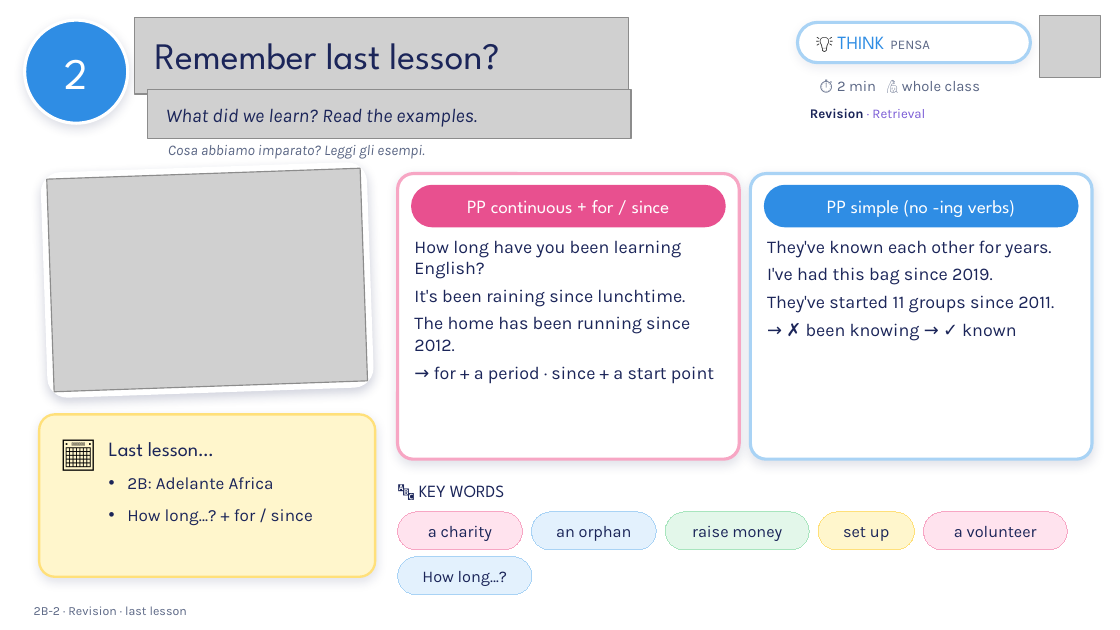
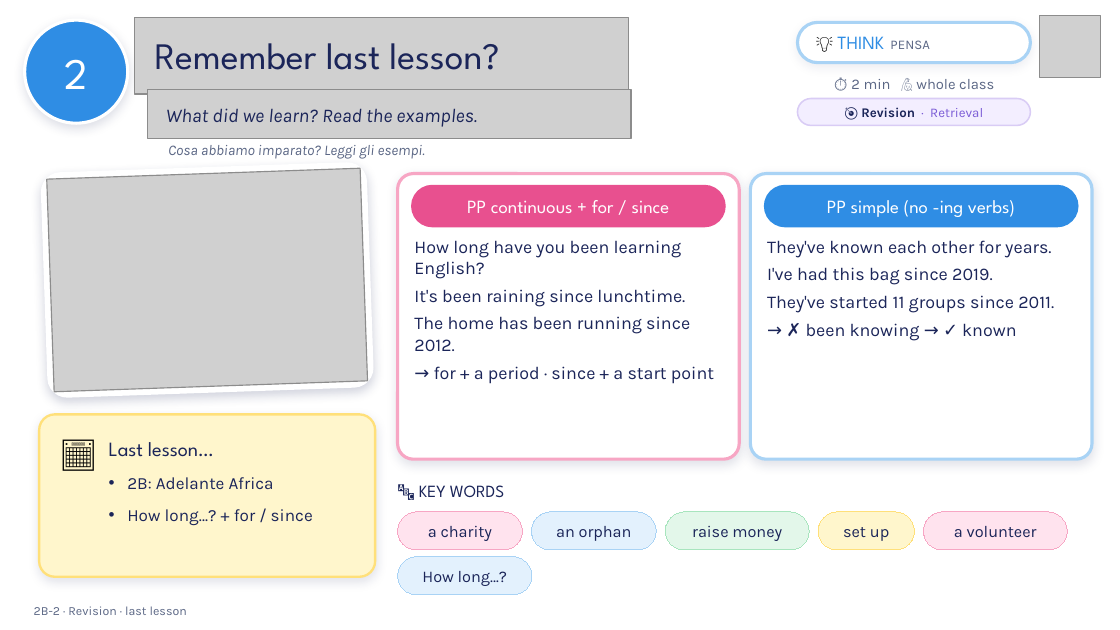
Before and after one commit to londonlanguageschool/Bagheria-, a slide deck: slide 2 of materials/B1/B1_2B-2_Changing_lives.pptx. Drawn at 1120x630 pixels with LibreOffice and Linux fonts; fonts in the diff are those of the drawing; grey boxes stand for pictures; background and template pictures are left out. Boxes give left, top, right and bottom in pixels: in the first picture for what was removed or moved away, otherwise in the second. Text is boxed around its words. In the diff, an @@ line names an element or a change of style, - is before the commit and + after.

```diff
--- a/materials/B1/B1_2B-2_Changing_lives.pptx
+++ b/materials/B1/B1_2B-2_Changing_lives.pptx
@@ text "⏱ 2 min 🙋 whole ...": place and size @@
-text "⏱ 2 min 🙋 whole ..." at (837,81,980,91)
+text "⏱ 2 min 🙋 whole ..." at (851,79,994,89)
@@ text "⏱ 2 min 🙋 whole ..." at (851,79,994,89): alignment left to centre @@
@@ rounded rectangle "🎯 Revision · Retrieval": place and size @@
-rounded rectangle "🎯 Revision · Retrieval" at (810,108,925,118)
+rounded rectangle "🎯 Revision · Retrieval" at (797,99,1030,125)
@@ rounded rectangle "🎯 Revision · Retrieval" at (797,99,1030,125): fill none to #F3EEFF; outline none to #D9CCF5 1 pt @@
@@ text in rounded rectangle at (861,107,983,117): text changed @@
-Revision · Retrieval
+🎯 Revision · Retrieval
```
Also in this commit, not shown: 21 other slides changed, 29 other files.
